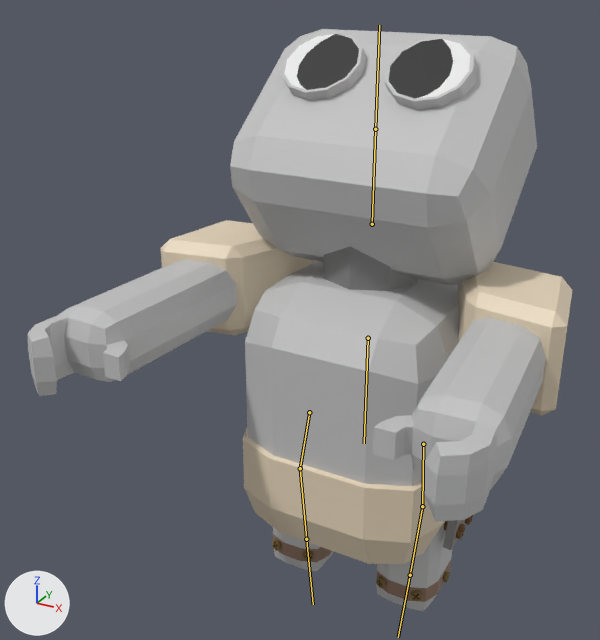
An edit to the FBX model Assets/Models/Robot.fbx, drawn before and after from the same camera.
The view is the same before and after, from a 50 mm lens placed at (1.8, -4.12, 2.48), pointed at (-0.3, -0.3, 0.57). Every picture has the same lights, and +X, +Y and +Z are marked at lower left. The bones that bend it are drawn over the model as lines.

In view in the first picture: 'Brazos', 'Torso'.
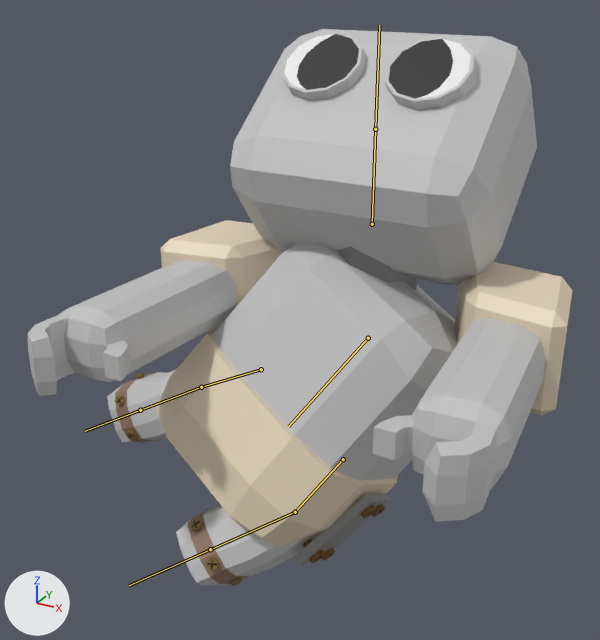
The newer file adds an action. The first version stands in its rest pose; the second is drawn at frame 6 of the action 'Armature Robot|Patada Derecha'.

Changed parts and their boxes (x1, y1, x2, y2) in the pictures (600 x 640 px):
'Torso', posed (51% wider)
    before: (243, 260, 474, 611)
    after: (107, 243, 457, 586)
bone 'Barriga', root to tip
    before: (368, 338) to (364, 443)
    after: (368, 338) to (288, 426)
bone 'Bone.001_L', root to tip
    before: (309, 412) to (300, 468)
    after: (261, 369) to (201, 387)
bone 'Bone.001_L.001', root to tip
    before: (300, 468) to (306, 539)
    after: (201, 387) to (140, 410)
bone 'Bone.001_R', root to tip
    before: (423, 444) to (422, 506)
    after: (343, 459) to (295, 512)
bone 'Bone.001_R.001', root to tip
    before: (422, 506) to (410, 575)
    after: (295, 512) to (210, 549)

Edits to the bpy script that builds the scene:
```text
Change bone_barriga:
    where bone_barriga = bpy.data.objects['Armature Robot'].pose.bones['Barriga']
    bone_barriga.rotation_quaternion: (1.0, 0.0, 0.0, 0.0) -> (0.933, -0.342, 0.067, -0.091)  # degrees (0, 0, 0) -> degrees (-41, 4, -13)
Change bone_bone_001_l:
    where bone_bone_001_l = bpy.data.objects['Armature Robot'].pose.bones['Bone.001_L']  # child of 'Barriga'
    bone_bone_001_l.rotation_quaternion: (1.0, 0.0, 0.0, 0.0) -> (0.976, -0.051, -0.029, 0.208)  # degrees (0, 0, 0) -> degrees (-6, -2, 24)
Change bone_bone_001_l_001:
    where bone_bone_001_l_001 = bpy.data.objects['Armature Robot'].pose.bones['Bone.001_L.001']  # child of 'Bone.001_L'
    bone_bone_001_l_001.rotation_quaternion: (1.0, 0.0, 0.0, 0.0) -> (0.981, 0.077, -0.142, 0.108)  # degrees (0, 0, 0) -> degrees (7, -17, 11)
Change bone_bone_001_r:
    where bone_bone_001_r = bpy.data.objects['Armature Robot'].pose.bones['Bone.001_R']  # child of 'Barriga'
    bone_bone_001_r.rotation_quaternion: (1.0, 0.0, 0.0, 0.0) -> (0.995, -0.095, -0.01, 0.022)  # degrees (0, 0, 0) -> degrees (-11, -1, 3)
Change bone_bone_001_r_001:
    where bone_bone_001_r_001 = bpy.data.objects['Armature Robot'].pose.bones['Bone.001_R.001']  # child of 'Bone.001_R'
    bone_bone_001_r_001.rotation_quaternion: (1.0, 0.0, 0.0, 0.0) -> (0.991, 0.031, 0.0, 0.127)  # degrees (0, 0, 0) -> degrees (4, 0, 15)
```
